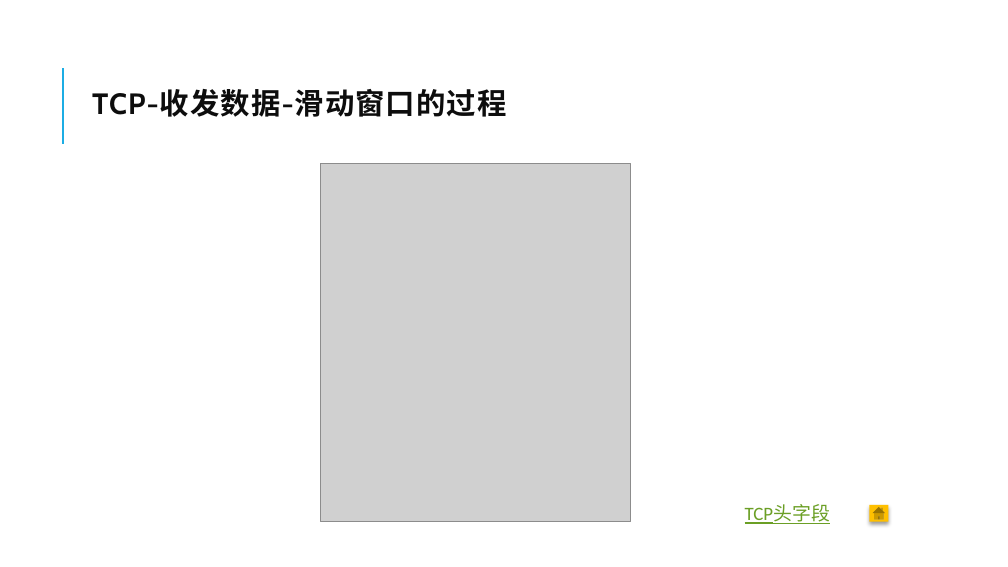
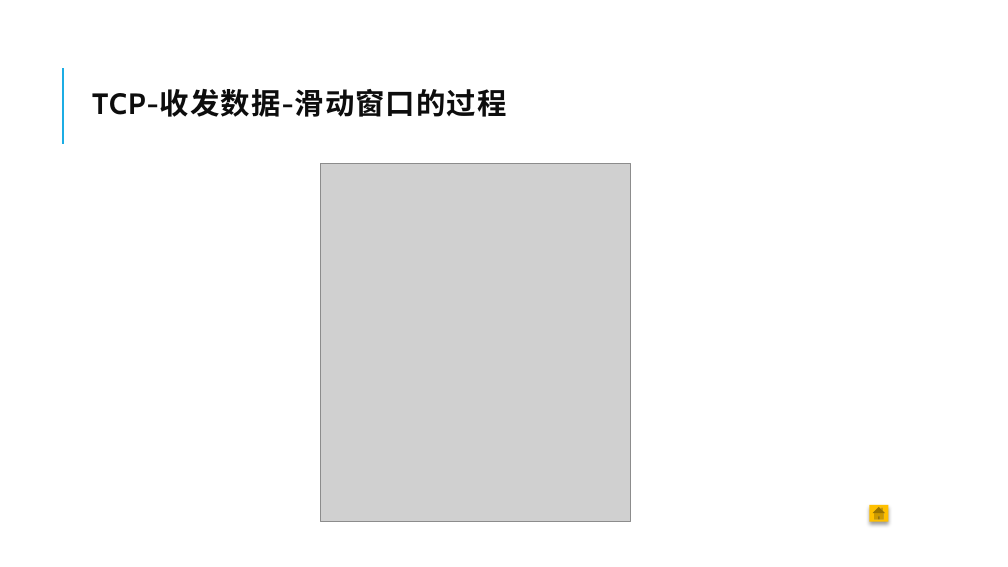
Before and after one commit to sleepingWhiteFish/CAGST, a slide deck: slide 39 of 网络是怎样连接的.pptx. Drawn at 1008x567 pixels with LibreOffice and Linux fonts; fonts in the diff are those of the drawing; grey boxes stand for pictures. Boxes give left, top, right and bottom in pixels: in the first picture for what was removed or moved away, otherwise in the second. Text is boxed around its words. In the diff, an @@ line names an element or a change of style, - is before the commit and + after.

```diff
--- a/网络是怎样连接的.pptx
+++ b/网络是怎样连接的.pptx
@@ text removed at bbox=[745, 505, 830, 524] @@
-TCP头字段
```
Also in this commit, not shown: 21 other slides changed, 6 slides added, 11 slides removed.
